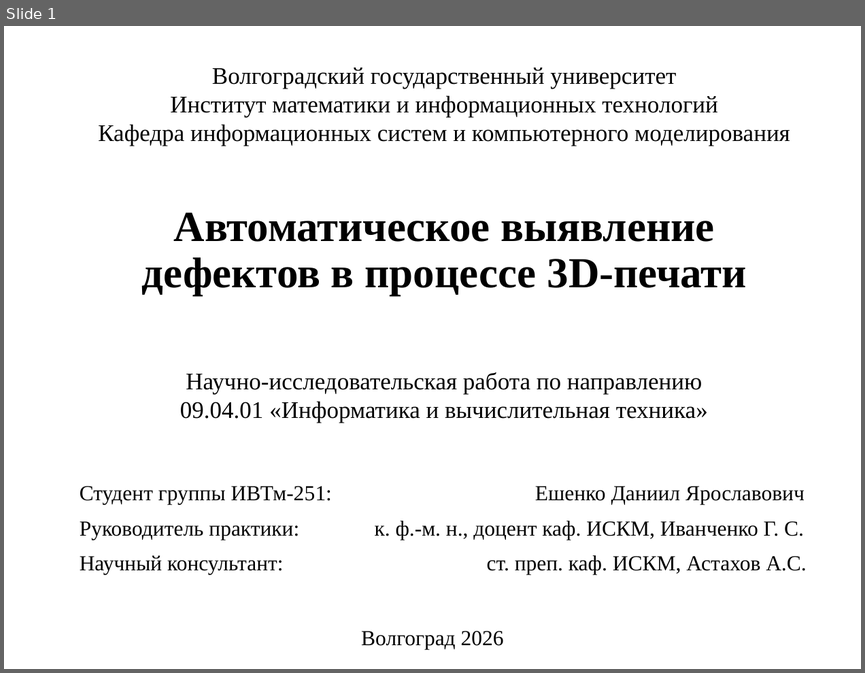
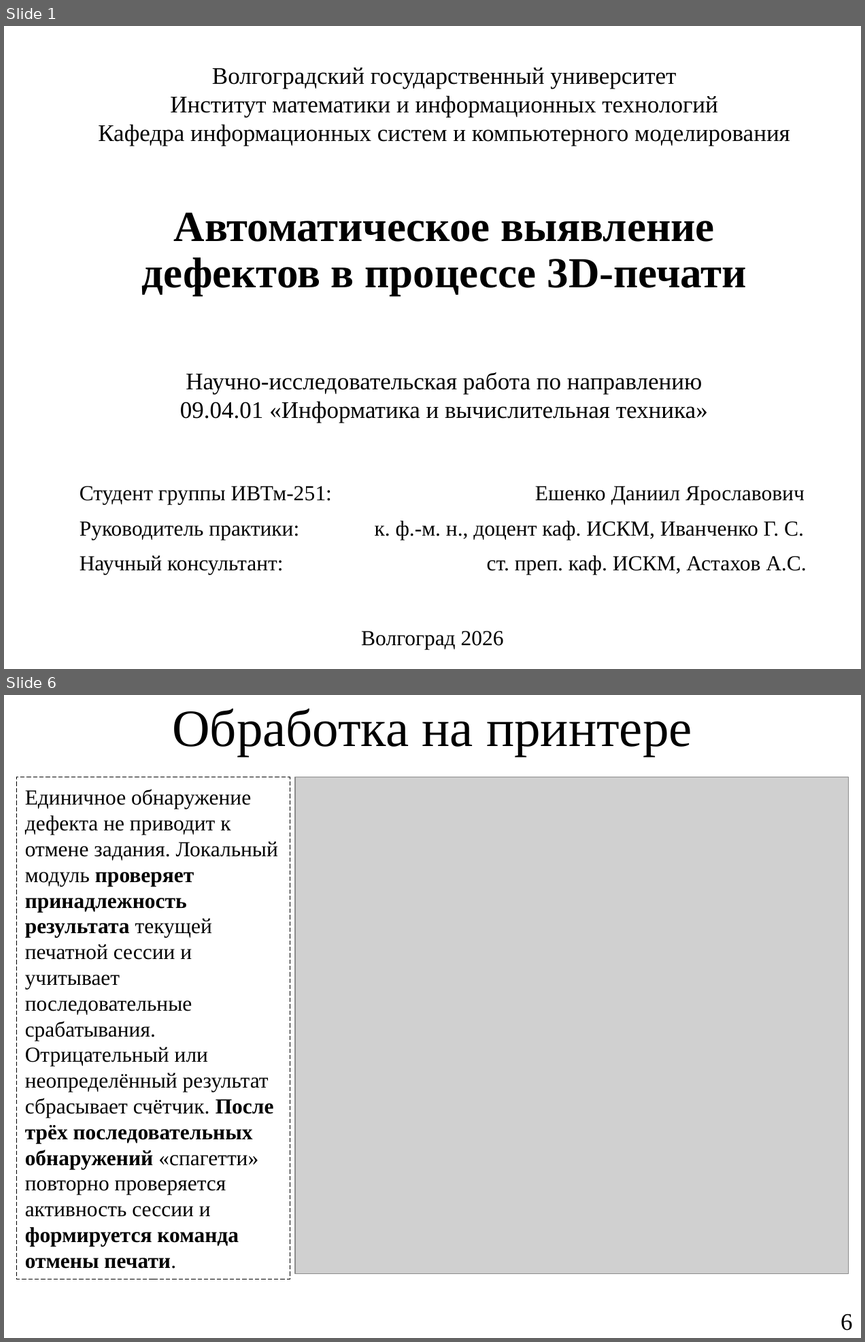
Before and after one commit to Yawllen/Nir2, a slide deck: presentation/NIR2_slide01_v2.pptx. Shown one above the other, each under a label of ours: slide 1 before the commit, slides 1 and 6 after it; the slides between them are not shown. The pictures are 865x673 and 865x1342 pixels, drawn with LibreOffice and Linux fonts; fonts in the diff are those of the drawing; grey boxes stand for pictures. Boxes give left, top, right and bottom in pixels: in the first picture for what was removed or moved away, otherwise in the second. Text is boxed around its words. In the diff, an @@ line names an element or a change of style, - is before the commit and + after.

```diff
--- a/presentation/NIR2_slide01_v2.pptx
+++ b/presentation/NIR2_slide01_v2.pptx
@@ slide 6 added at (x1=4, y1=695, x2=861, y2=1338), background #FFFFFF @@
@@ title added at (x1=172, y1=709, x2=691, y2=756), 44 pt, text #000000 @@
+Обработка на принтере
@@ rectangle added at (x1=16, y1=777, x2=290, y2=1279), outline #000000 0.75 pt dashed, 18 pt, text #000000 @@
+Единичное обнаружение дефекта не приводит к отмене задания. Локальный модуль проверяет принадлежность результата текущей печатной сессии и учитывает последовательные срабатывания. Отрицательный или неопределённый результат сбрасывает счётчик. После трёх последовательных обнаружений «спагетти» повторно проверяется активность сессии и формируется команда отмены печати.
@@ picture added at (x1=295, y1=777, x2=849, y2=1273) @@
@@ page number added at (x1=840, y1=1313, x2=853, y2=1330), 20 pt, text #000000 @@
+6
```
Also in this commit, not shown: 1 slide changed, 3 other slides added, 1 slide removed, 25 other files.
